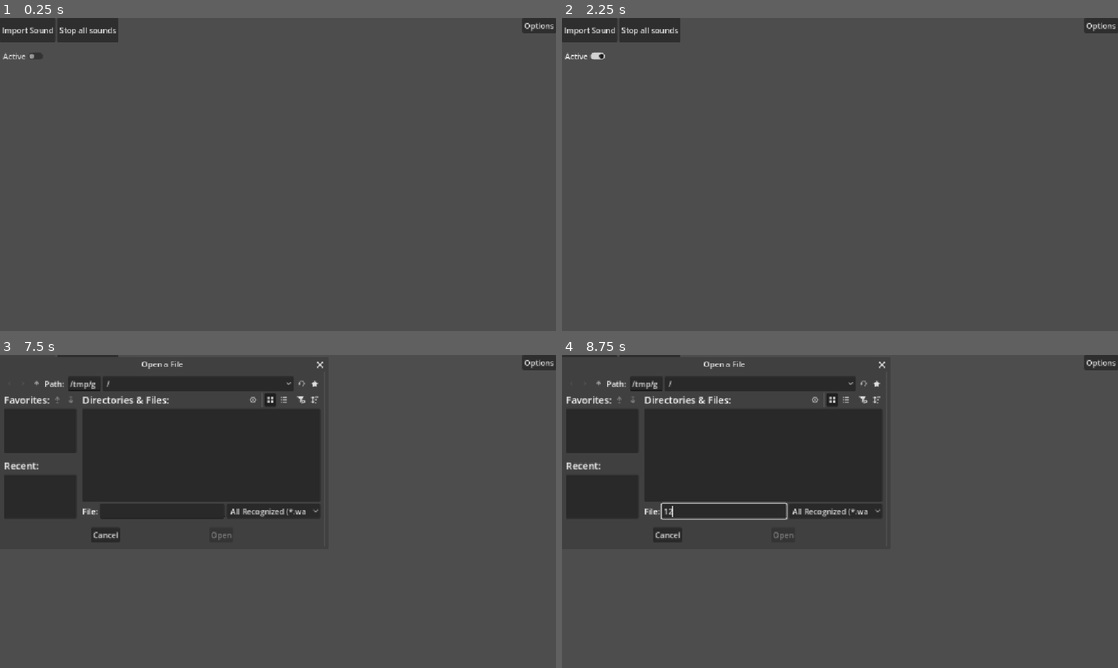
Above: before the commit, frames 1-4 (two rows, left to right).
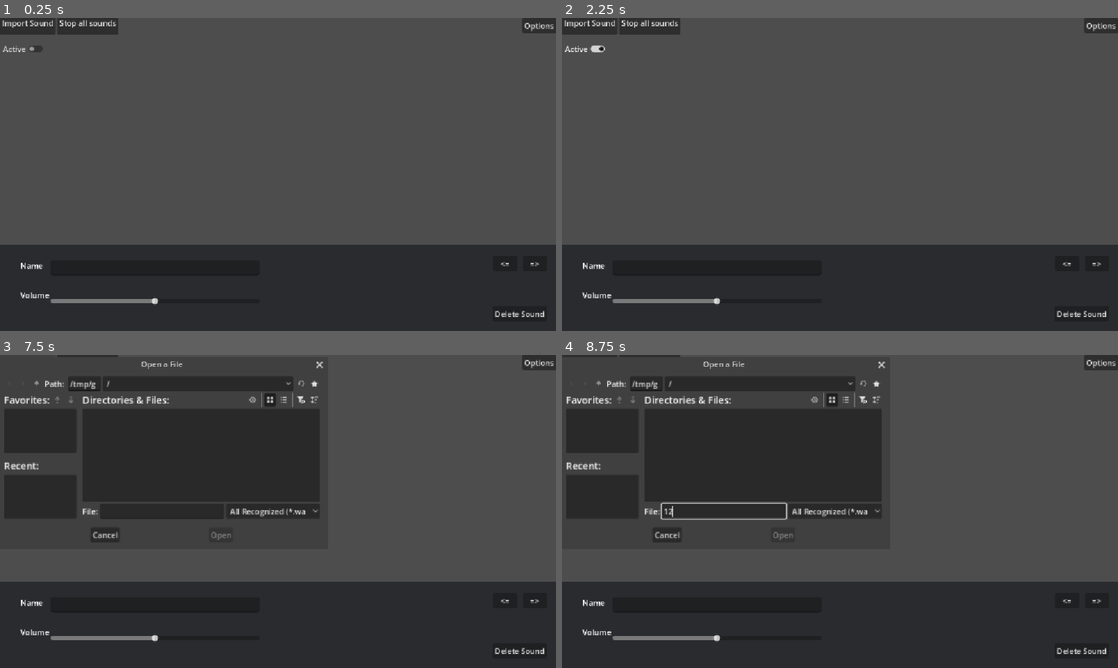
Above: after the commit, the same moments.

Repository: Fishlung/Soundboard-App
Game: Godot game, scene res://main.tscn
The game is run twice, just before and just after one commit, with the same random seed, the same clock (stepped at 60 frames per second) and the same inputs.
Inputs (mouse positions are in pixels of both pictures, inside the frame that each line leads up to):
- Up to frame 1 (0.25 s): no input
- Up to frame 2 (2.25 s): click (1095, 262) at 0.5 s, where only the run after the commit has a clickable "=>"; click (1067, 262) at 1.25 s, where only the run after the commit has a clickable "<="; click "Active" at 2 s
- Up to frame 3 (7.5 s): click "Active" at 2.75 s; click (533, 599) at 3.5 s, where only the run after the commit has a clickable "=>"; click (505, 599) at 4.25 s, where only the run after the commit has a clickable "<="; click "Active" at 5 s; click (533, 599) at 5.75 s, where only the run after the commit has a clickable "=>"; click (505, 599) at 6.5 s, where only the run after the commit has a clickable "<="; click "Import Sound" at 7.25 s
- Up to frame 4 (8.75 s): click (723, 511) at 8.02 s; type "12" at 8.1 s

The runs differ from the first frame. In frame 1, 29% of the frame differs, in the area x 0-100%, y 0-100%; in frame 2, 29%; in frame 3, 28%; in frame 4, 28%.
Error after the commit: Invalid call. Nonexistent function 'get_index' in base 'Nil'. (res://main.gd:79)

Commit message:
Added ability to move buttons

Diff:
--- a/main.gd
+++ b/main.gd
@@ -75,6 +75,15 @@
 	delete_button(edited_button)
 	%SoundOptions.visible = false
 
+func _on_shift_right_pressed() -> void:
+	if edited_button.get_index() == %SoundContainer.get_child_count() - 1:
+		%SoundContainer.move_child(edited_button, 0)
+	else:
+		%SoundContainer.move_child(edited_button, edited_button.get_index() + 1)
+
+func _on_shift_left_pressed() -> void:
+	%SoundContainer.move_child(edited_button, edited_button.get_index() - 1)
+
 func _on_options_button_pressed() -> void:
 	%OptionsMenu.visible = !%OptionsMenu.visible
 
--- a/main.tscn
+++ b/main.tscn
@@ -26,10 +26,12 @@
 anchor_right = 1.0
 anchor_bottom = 0.8919753
 grow_horizontal = 2
+grow_vertical = 2
 metadata/_edit_use_anchors_ = true
 
 [node name="HBoxContainer" type="HBoxContainer" parent="VBoxContainer" unique_id=448205988]
 layout_mode = 2
+size_flags_horizontal = 0
 
 [node name="Import" type="Button" parent="VBoxContainer/HBoxContainer" unique_id=803927011]
 custom_minimum_size = Vector2(0, 50)
@@ -67,7 +69,6 @@
 
 [node name="SoundOptions" type="ColorRect" parent="." unique_id=924983441]
 unique_name_in_owner = true
-visible = false
 z_index = 1
 layout_mode = 1
 anchors_preset = 12
@@ -174,6 +175,39 @@
 offset_right = 21.0
 offset_bottom = 20.0
 text = "No"
+
+[node name="IndexShifting" type="Control" parent="SoundOptions" unique_id=1624018609]
+layout_mode = 1
+anchors_preset = 1
+anchor_left = 1.0
+anchor_right = 1.0
+offset_left = -122.0
+offset_bottom = 63.0
+grow_horizontal = 0
+
+[node name="ShiftRight" type="Button" parent="SoundOptions/IndexShifting" unique_id=885474926]
+layout_mode = 1
+anchors_preset = 1
+anchor_left = 1.0
+anchor_right = 1.0
+offset_left = -69.0
+offset_top = 24.0
+offset_right = -19.0
+offset_bottom = 55.0
+grow_horizontal = 0
+text = "=>"
+
+[node name="ShiftLeft" type="Button" parent="SoundOptions/IndexShifting" unique_id=1888434507]
+layout_mode = 1
+anchors_preset = 1
+anchor_left = 1.0
+anchor_right = 1.0
+offset_left = -130.0
+offset_top = 24.0
+offset_right = -80.0
+offset_bottom = 55.0
+grow_horizontal = 0
+text = "<="
 
 [node name="OptionsMenu" parent="." unique_id=471212449 instance=ExtResource("2_0xm2m")]
 unique_name_in_owner = true
@@ -199,4 +233,6 @@
 [connection signal="pressed" from="SoundOptions/Deletion/DeleteButton" to="." method="_on_delete_pressed"]
 [connection signal="pressed" from="SoundOptions/Deletion/DeleteConfirm/DeleteYes" to="." method="_on_delete_yes_button_pressed"]
 [connection signal="pressed" from="SoundOptions/Deletion/DeleteConfirm/DeleteNo" to="." method="_on_delete_cancel"]
+[connection signal="pressed" from="SoundOptions/IndexShifting/ShiftRight" to="." method="_on_shift_right_pressed"]
+[connection signal="pressed" from="SoundOptions/IndexShifting/ShiftLeft" to="." method="_on_shift_left_pressed"]
 [connection signal="pressed" from="OptionsButton" to="." method="_on_options_button_pressed"]
